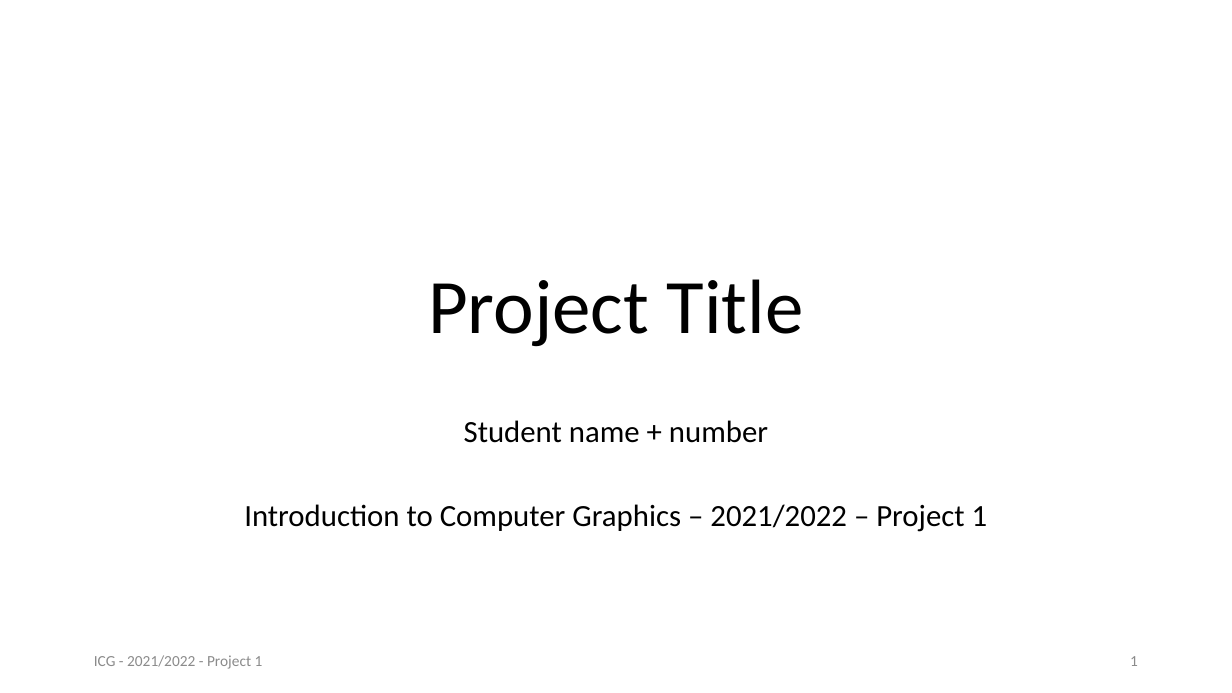
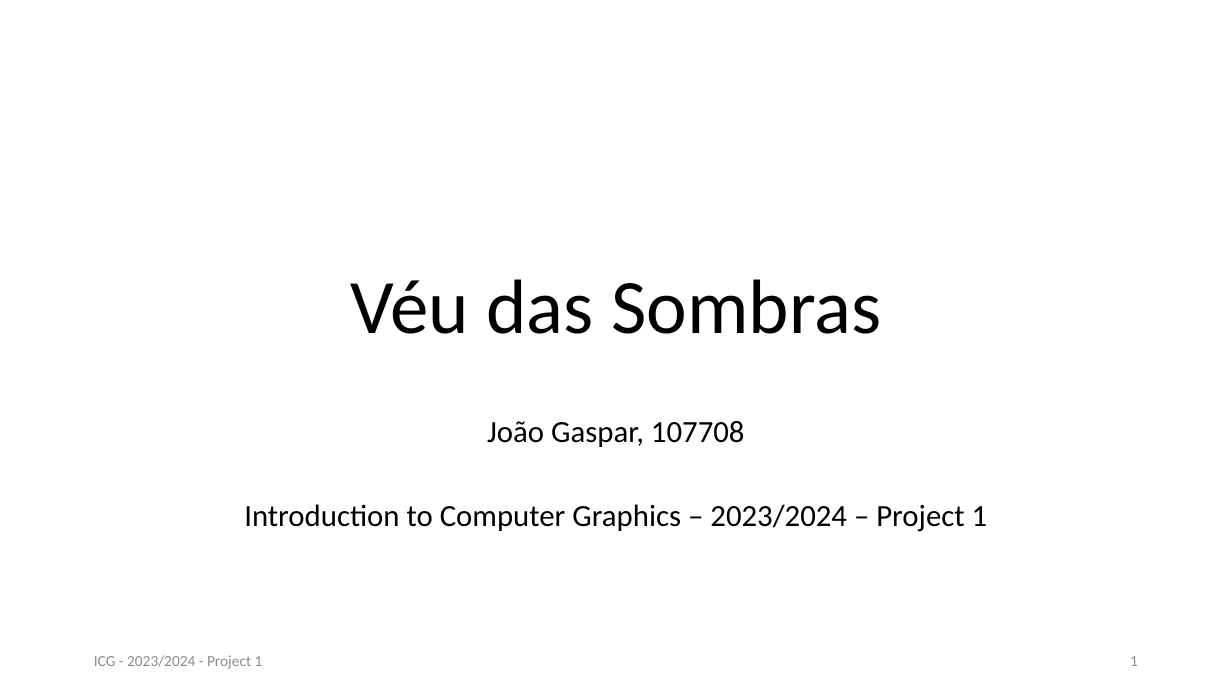
Before and after one commit to joaogasparp/leci_3ano, a slide deck: slide 1 of 2semestre/ICG/project/docs/Slides_Skeleton.pptx. Drawn at 1232x693 pixels with LibreOffice and Linux fonts; fonts in the diff are those of the drawing. Boxes give left, top, right and bottom in pixels: in the first picture for what was removed or moved away, otherwise in the second. Text is boxed around its words. In the diff, an @@ line names an element or a change of style, - is before the commit and + after.

```diff
--- a/2semestre/ICG/project/docs/Slides_Skeleton.pptx
+++ b/2semestre/ICG/project/docs/Slides_Skeleton.pptx
@@ title at (350, 279, 881, 334): text changed @@
-Project Title
+Véu das Sombras
@@ subtitle at (244, 421, 988, 532): text changed @@
-Student name + number
-Introduction to Computer Graphics – 2021/2022 – Project 1
+João Gaspar, 107708
+Introduction to Computer Graphics – 2023/2024 – Project 1
@@ text at (94, 655, 263, 669): text changed @@
-ICG - 2021/2022 - Project 1
+ICG - 2023/2024 - Project 1
```
Also in this commit, not shown: 2 other slides changed, 43 other files.
